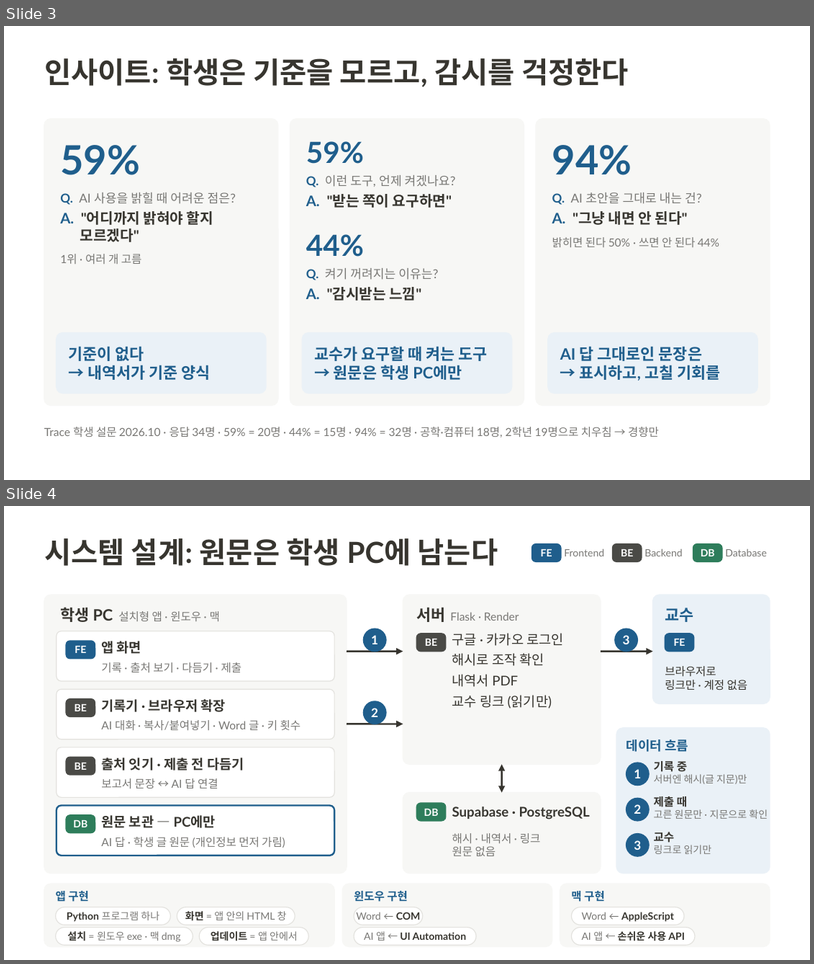
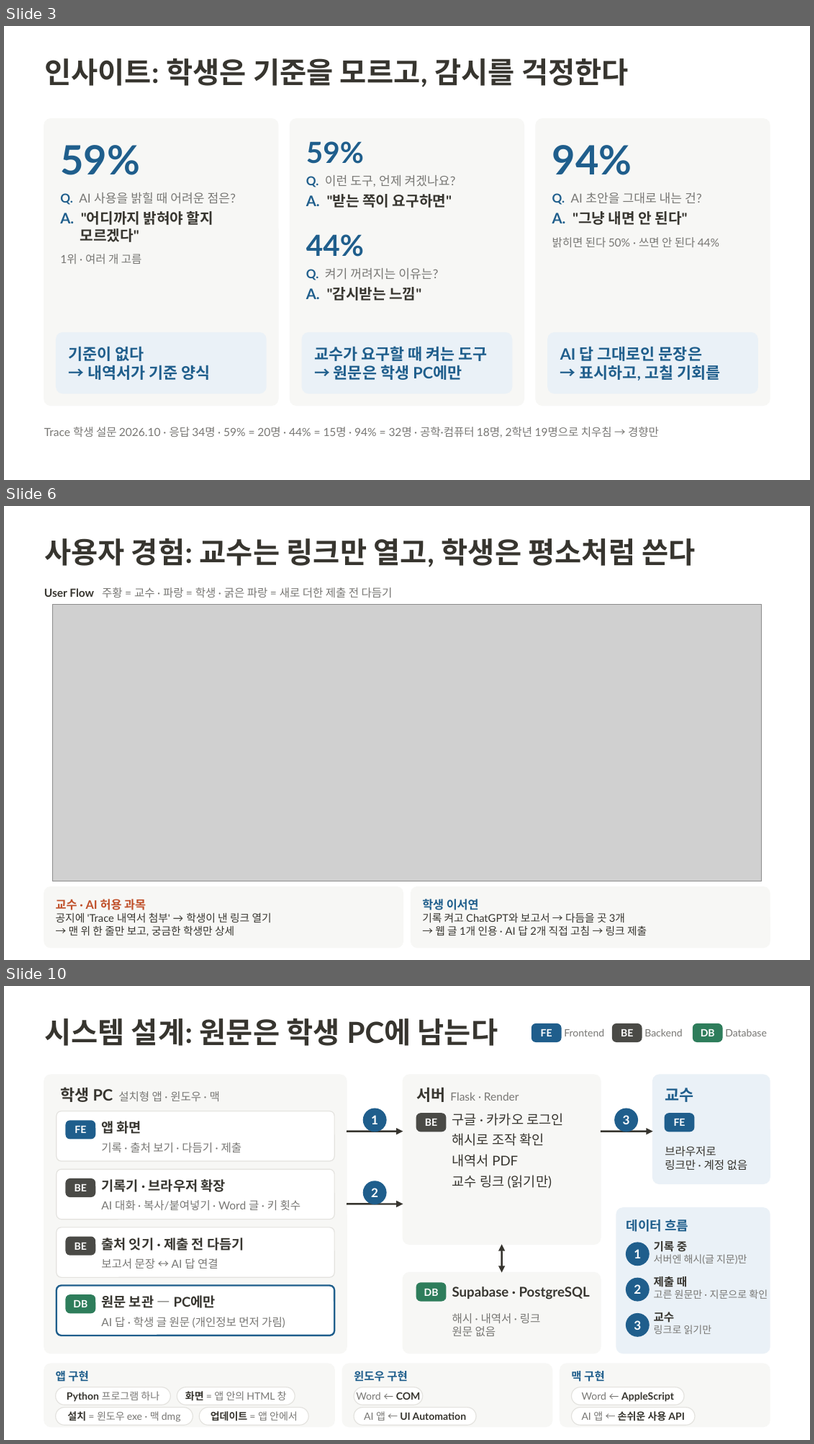
Before and after one commit to 20233014-KYH/trace, a slide deck: deck/중간발표_김용현.pptx. Shown one above the other, each under a label of ours: slides 3 and 4 before the commit, slides 3, 6 and 10 after it; the slides between them are not shown. The pictures are 814x964 and 814x1444 pixels, drawn with LibreOffice and Linux fonts; fonts in the diff are those of the drawing; grey boxes stand for pictures. Boxes give left, top, right and bottom in pixels: in the first picture for what was removed or moved away, otherwise in the second. Text is boxed around its words. In the diff, an @@ line names an element or a change of style, - is before the commit and + after.

```diff
--- a/deck/중간발표_김용현.pptx
+++ b/deck/중간발표_김용현.pptx
@@ slide 6 added at [4, 506, 810, 960], background #FFFFFF @@
@@ title added at [44, 538, 695, 567], 26 pt, text #37352F, bold @@
+사용자 경험: 교수는 링크만 열고, 학생은 평소처럼 쓴다
@@ text added at [44, 587, 393, 597], 10 pt, text #787774 @@
+User Flow 주황 = 교수 · 파랑 = 학생 · 굵은 파랑 = 새로 더한 제출 전 다듬기
@@ picture added at [52, 605, 762, 881] @@
@@ rounded rectangle added at [44, 887, 403, 947], fill #F7F7F5, outline #F7F7F5 1 pt @@
@@ rounded rectangle added at [412, 887, 770, 947], fill #F7F7F5, outline #F7F7F5 1 pt @@
@@ text added at [56, 898, 272, 936], 9.5 pt, text #37352F @@
+교수 · AI 허용 과목
+공지에 'Trace 내역서 첨부' → 학생이 낸 링크 열기
+→ 맨 위 한 줄만 보고, 궁금한 학생만 상세
@@ text added at [422, 898, 647, 935], 9.5 pt, text #37352F @@
+학생 이서연
+기록 켜고 ChatGPT와 보고서 → 다듬을 곳 3개
+→ 웹 글 1개 인용 · AI 답 2개 직접 고침 → 링크 제출
@@ what was slide 4 is now slide 10 @@
```
Also in this commit, not shown: 2 slides changed, 5 other slides added, 11 other files.
